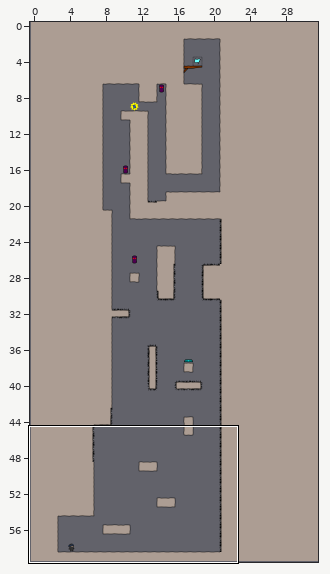
Tiled map: levelconverter/maps/n21.tmx. Above, an overview of the earlier version with the close-up marked.
Close-up. Before the commit:
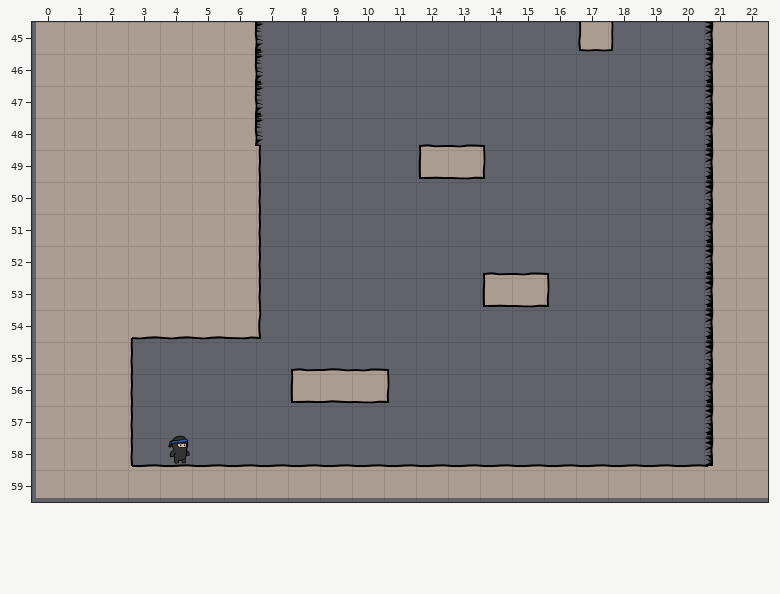
Cells are 40x40 px. Shown: x 0..22, y 45..59.
New version:
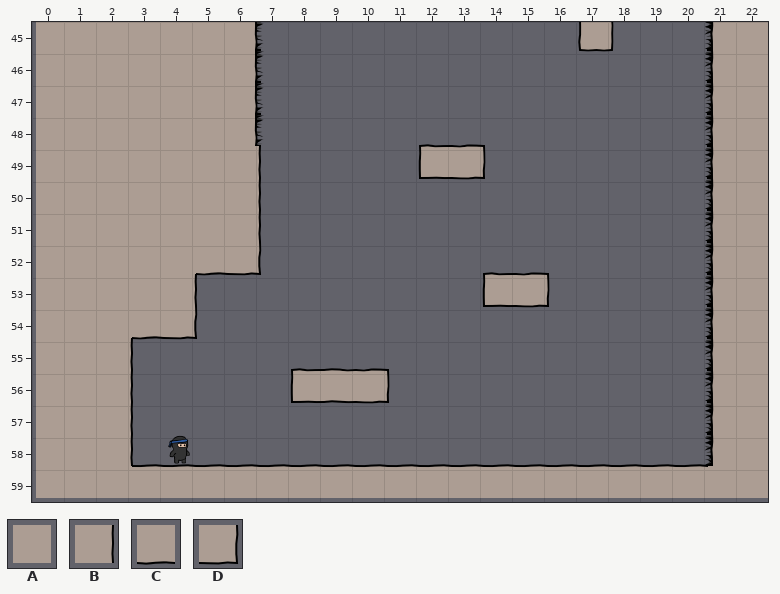
Key: from "tiles6_gapped": A 13, B 14, C 19, D 20.
_ is an empty cell.
Tiles replaced or removed in this view: A, B, C, D.
Edits made:
Changed rows in their new state; . is an unchanged cell.
Layer "bg":
first column x 4:
52 .CD
53 B__
54 D__
Changed places in both close-ups, as pixel boxes (x1, y1, x2, y2):
changed: (165, 243, 262, 340)
